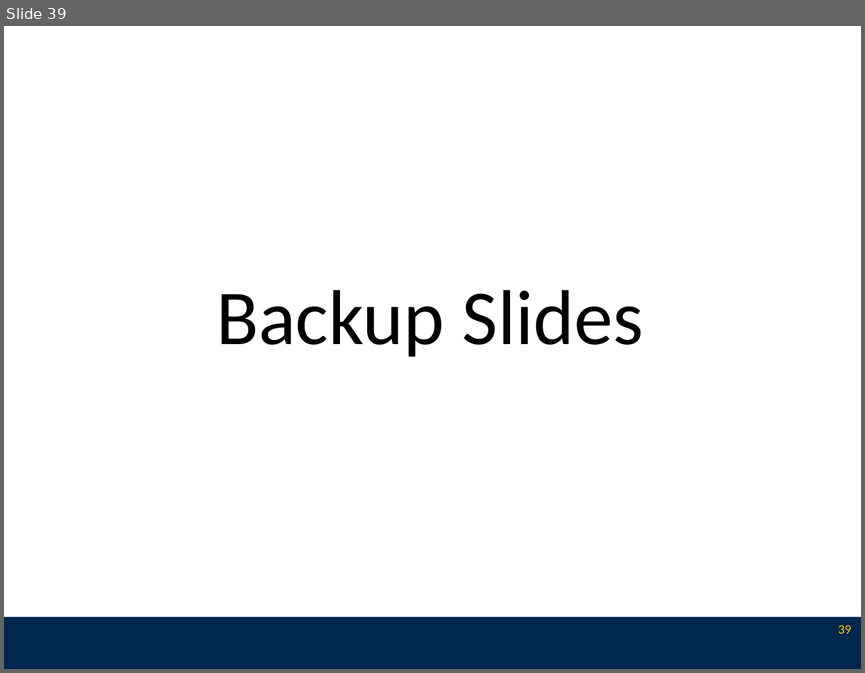
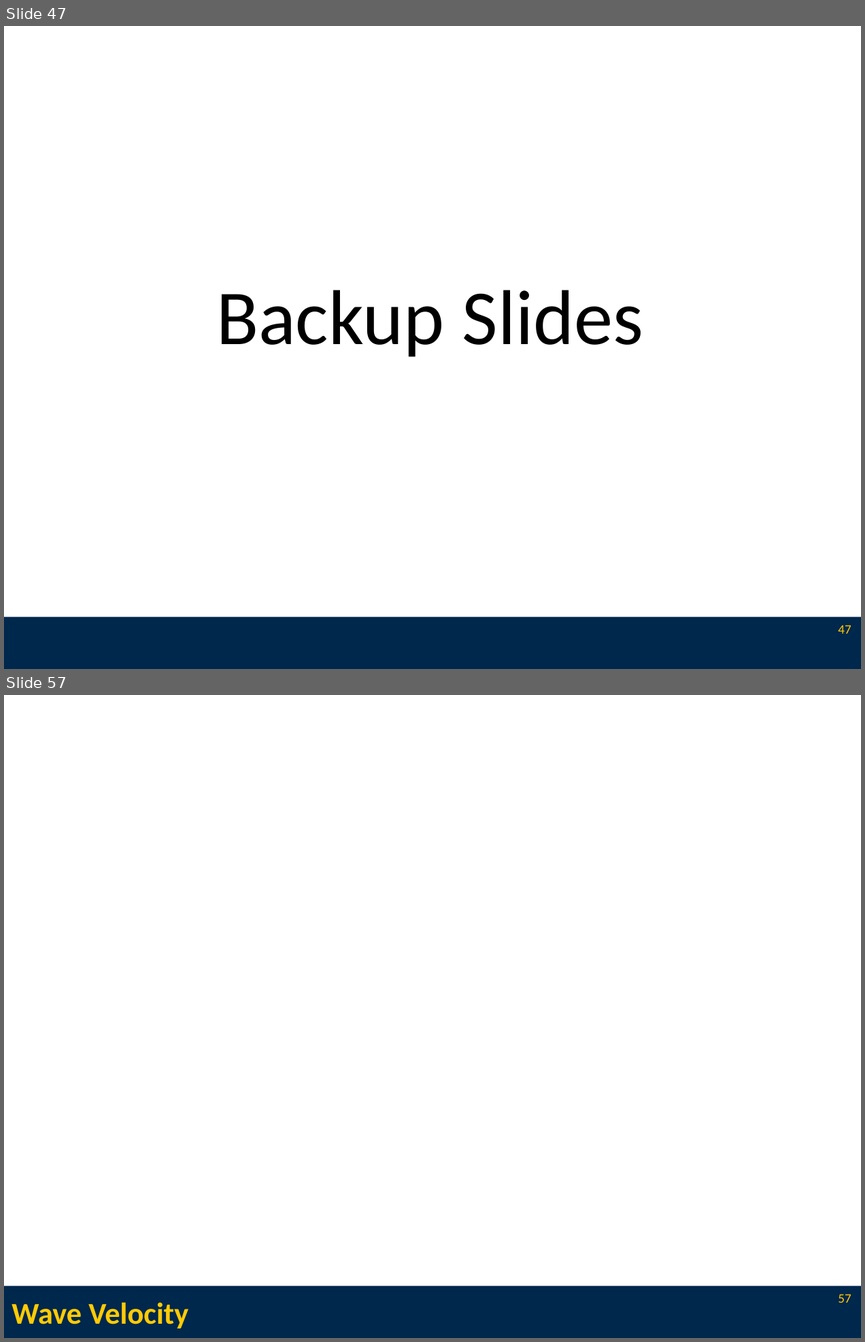
Before and after one commit to l3enny/dissertation, a slide deck: defense/presentation.odp. Shown one above the other, each under a label of ours: slide 39 before the commit, slides 47 and 57 after it; the slides between them are not shown. The pictures are 865x673 and 865x1342 pixels, drawn with LibreOffice and Linux fonts; fonts in the diff are those of the drawing. Boxes give left, top, right and bottom in pixels: in the first picture for what was removed or moved away, otherwise in the second. Text is boxed around its words. In the diff, an @@ line names an element or a change of style, - is before the commit and + after.

```diff
--- a/defense/presentation.odp
+++ b/defense/presentation.odp
@@ slide 57 added at <box>4,695,861,1338</box>, background #FFFFFF; not listed: 1 template element that a slide beside it also shows @@
@@ title added at <box>11,1302,188,1329</box>, 28 pt, text #FFCB05, bold @@
+Wave Velocity
@@ page number added at <box>838,1294,851,1303</box>, 12 pt, text #FFCB05 @@
+57
@@ what was slide 39 is now slide 47 @@
@@ page number at <box>838,625,851,634</box>: text changed @@
-39
+47
```
Also in this commit, not shown: 4 slides changed, 15 other slides added, 27 other files.
